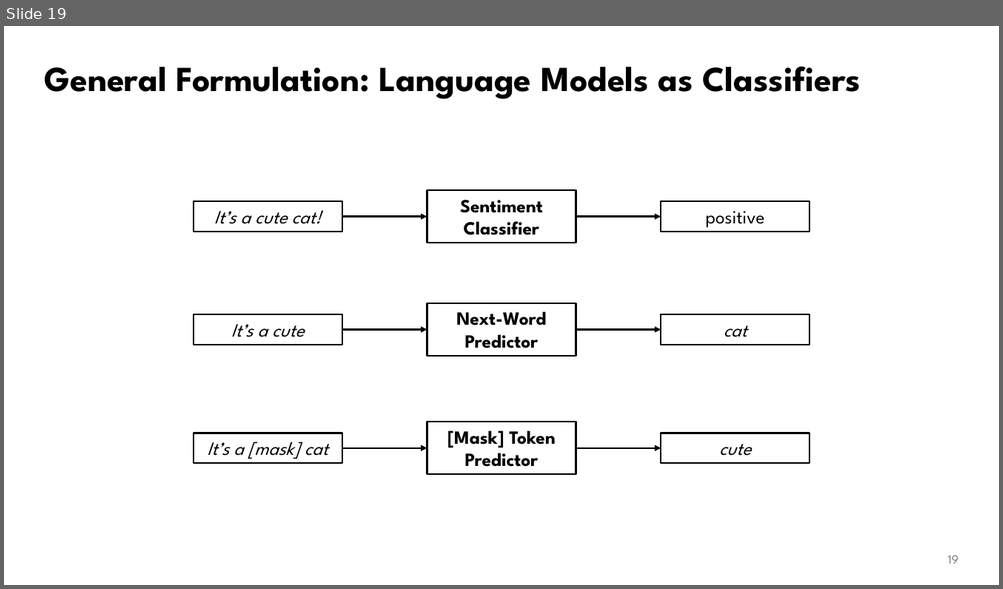
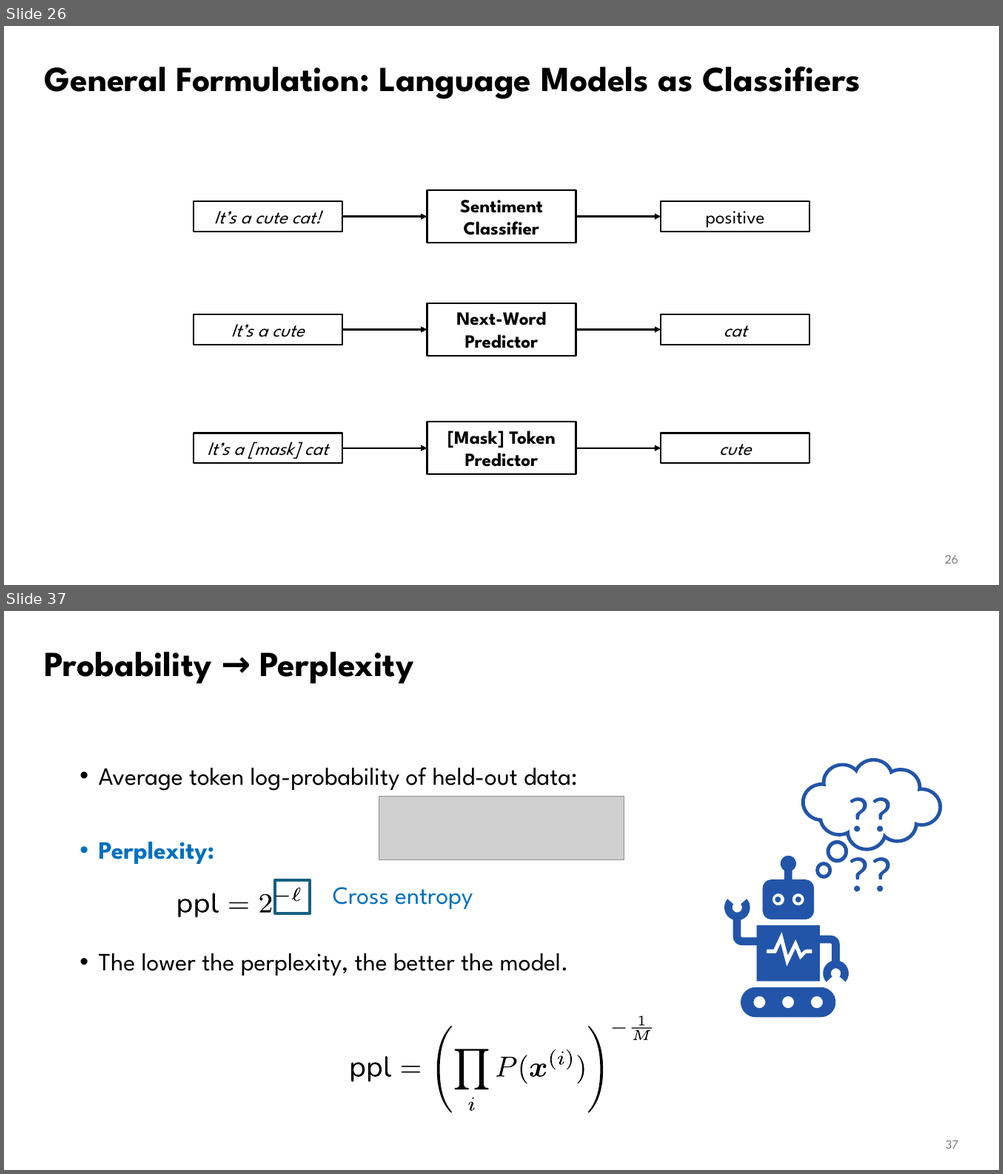
Before and after one commit to waterloo-nlp/intro-to-nlp-material, a slide deck: slides/lect6.1-lms.pptx. Shown one above the other, each under a label of ours: slide 19 before the commit, slides 26 and 37 after it; the slides between them are not shown. The pictures are 1003x589 and 1003x1174 pixels, drawn with LibreOffice and Linux fonts; fonts in the diff are those of the drawing; grey boxes stand for pictures. Boxes give left, top, right and bottom in pixels: in the first picture for what was removed or moved away, otherwise in the second. Text is boxed around its words. In the diff, an @@ line names an element or a change of style, - is before the commit and + after.

```diff
--- a/slides/lect6.1-lms.pptx
+++ b/slides/lect6.1-lms.pptx
@@ slide 37 added at (4,611,999,1170), background #FFFFFF @@
@@ title added at (45,652,414,684), 34 pt, text #000000, bold @@
+Probability → Perplexity
@@ text added at (99,767,578,976), 24 pt, text #000000 @@
+• Average token log-probability of held-out data:
+• Perplexity:
+• The lower the perplexity, the better the model.
@@ picture added at (379,796,624,860) @@
@@ rectangle added at (275,880,309,913), outline #156082 3 pt @@
@@ group added at (178,888,300,917): 7 freeform shapes @@
@@ text added at (333,887,472,909), 24 pt, text #0070C0 @@
+Cross entropy
@@ group added at (724,758,942,1017): 8 freeform shapes, 1 text @@
+????
@@ group added at (351,1016,652,1113): 18 freeform shapes, 1 rectangle @@
@@ page number added at (945,1141,958,1149), 12 pt, text #797979 @@
+37
@@ what was slide 19 is now slide 26 @@
@@ page number at (945,556,958,564): text changed @@
-19
+26
```
Also in this commit, not shown: 3 slides changed, 18 other slides added, 2 other files.
